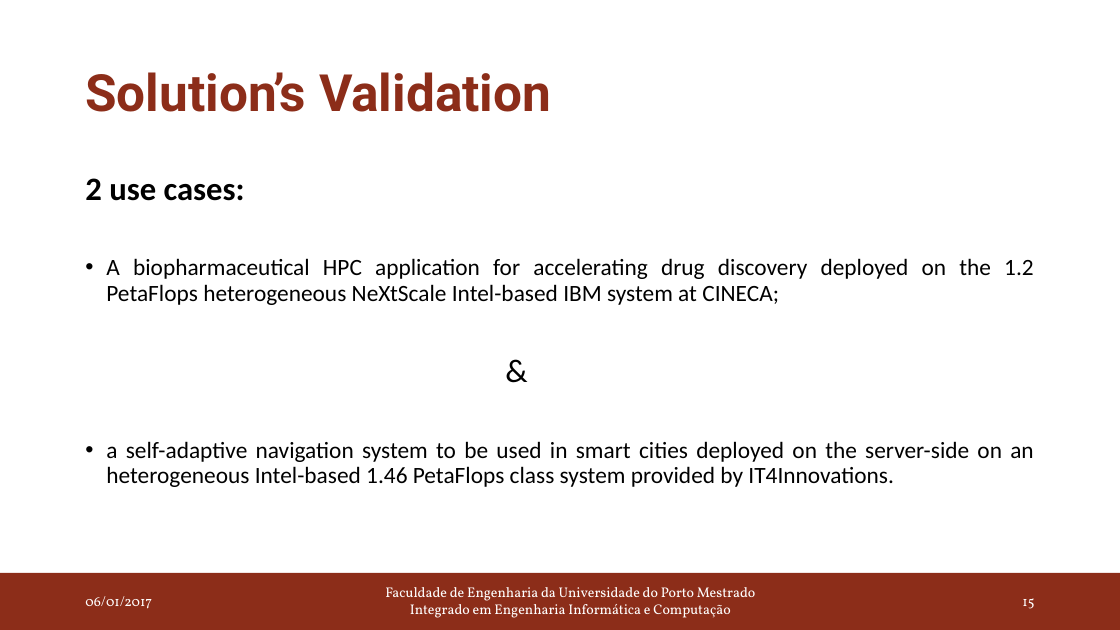
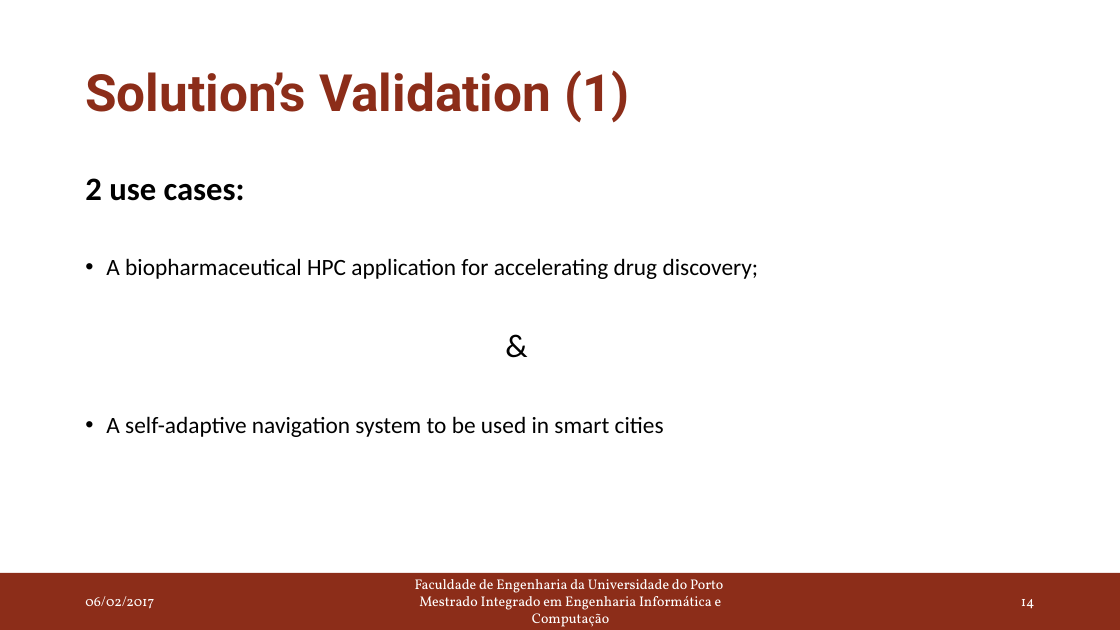
Before and after one commit to joaoBordalo/FEUP-Dissertation, a slide deck: slide 14 of deliverables/PDIS/second delivery/Autotuning Parallel Application in Heterogeneous Systems.pptx (slide 15 before the commit). Drawn at 1120x630 pixels with LibreOffice and Linux fonts; fonts in the diff are those of the drawing. Boxes give left, top, right and bottom in pixels: in the first picture for what was removed or moved away, otherwise in the second. Text is boxed around its words. In the diff, an @@ line names an element or a change of style, - is before the commit and + after.

```diff
--- a/deliverables/PDIS/second delivery/Autotuning Parallel Application in Heterogeneous Systems.pptx
+++ b/deliverables/PDIS/second delivery/Autotuning Parallel Application in Heterogeneous Systems.pptx
@@ title at (85, 70, 630, 123): text changed @@
-Solution’s Validation
+Solution’s Validation (1)
@@ text at (106, 258, 759, 279): text changed @@
-• A biopharmaceutical HPC application for accelerating drug discovery deployed on the 1.2 PetaFlops heterogeneous NeXtScale Intel-based IBM system at CINECA;
+• A biopharmaceutical HPC application for accelerating drug discovery;
@@ text at (106, 416, 664, 437): text changed @@
-• a self-adaptive navigation system to be used in smart cities deployed on the server-side on an heterogeneous Intel-based 1.46 PetaFlops class system provided by IT4Innovations.
+• A self-adaptive navigation system to be used in smart cities
@@ text at (85, 596, 154, 609): text changed @@
-06/01/2017
+06/02/2017
@@ text at (415, 579, 723, 627): text changed @@
-Faculdade de Engenharia da Universidade do Porto Mestrado Integrado em Engenharia Informática e Computação
+Faculdade de Engenharia da Universidade do Porto
+Mestrado Integrado em Engenharia Informática e Computação
@@ page number at (1021, 599, 1035, 609): text changed @@
-15
+14
```
Also in this commit, not shown: 16 other slides changed, 1 slide removed, 36 other files.
